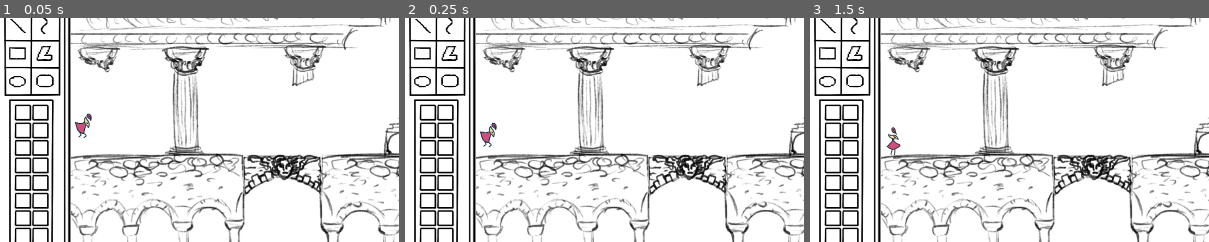
Above: before the commit, frames 1-3 (left to right).
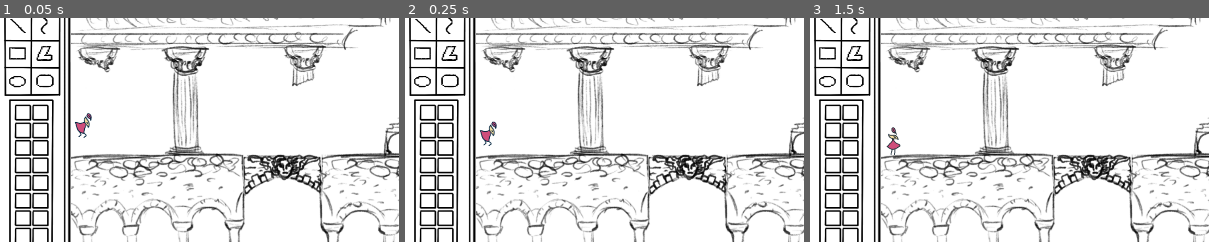
Above: after the commit, the same moments.

Repository: gfezzuog/GGJ2026
Game: Godot game, scene res://Scenes/Main/Main.tscn
The game is run twice, just before and just after one commit, with the same random seed, the same clock (stepped at 60 frames per second) and the same inputs. The project has no main scene, so this scene is started directly.
Inputs (mouse positions are % of the whole screen's width and height, from its top left):
- Up to frame 1 (0.05 s): no input
- Up to frame 2 (0.25 s): no input
- Up to frame 3 (1.5 s): click (78, 38) at 0.5 s; click (80, 38) at 1.25 s
The pictures show only the part of the screen within x 0-50%, y 42-92%; the shares and areas given below are measured in that part.

The runs differ from the first frame. In frame 1, less than 0.1% of the frame differs, in the area x 18-23%, y 42-54%; in frame 2, 0.2%, in the area x 18-24%, y 45-59%; in frame 3, nothing differs.

Commit message:
Merge branch 'anna' into adriano

Diff:
--- a/ggj-2026/Scripts/Main/main.gd
+++ b/ggj-2026/Scripts/Main/main.gd
@@ -101,9 +101,9 @@
 		# istanzia nuovo livello come figlio del container per i livelli
 		currentLevel = levels[currentLevelIndex].instantiate()
 		print("CURRENT LAYER: ", currentLevel)
-		#$LevelContainer.call_deferred("add_child", currentLevel)
-		$LevelContainer.add_child(currentLevel)
-		await get_tree().physics_frame
+		$LevelContainer.call_deferred("add_child", currentLevel)
+		#$LevelContainer.add_child(currentLevel)
+		#await get_tree().physics_frame
 		# cambia colore della nuova tab
 		if (currentLevelIndex < tabs.size()):
 			tabs[currentLevelIndex].add_theme_stylebox_override("panel", styleActiveTab)
